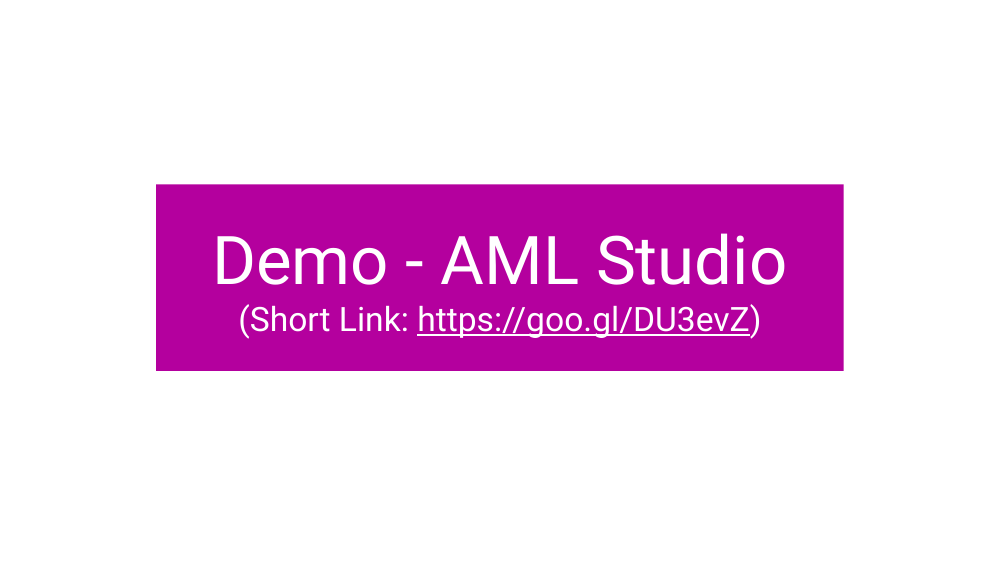
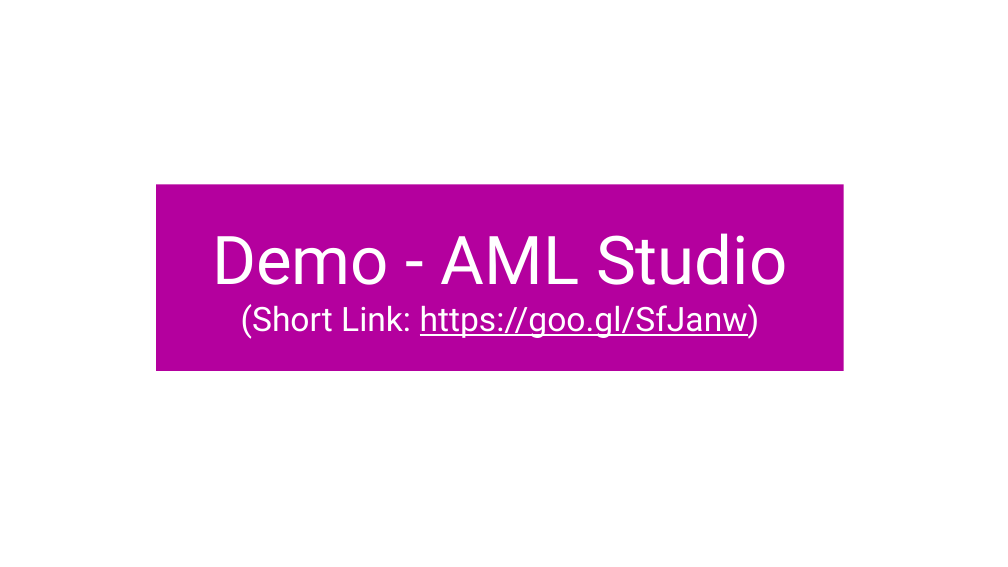
Before and after one commit to yinkaihsu/MSP-Lecture-R-Introduction, a slide deck: slide 20 of MSP_RIntoduction_IanHsu_20171025.pptx. Drawn at 1008x567 pixels with LibreOffice and Linux fonts; fonts in the diff are those of the drawing; background and template pictures are left out. Boxes give left, top, right and bottom in pixels: in the first picture for what was removed or moved away, otherwise in the second. Text is boxed around its words. In the diff, an @@ line names an element or a change of style, - is before the commit and + after.

Commit message:
Slides of Lecture
This is the slides of lecture in NTU on 171025.

```diff
--- a/MSP_RIntoduction_IanHsu_20171025.pptx
+++ b/MSP_RIntoduction_IanHsu_20171025.pptx
@@ text in rectangle at bbox=[241, 304, 760, 339]: text changed @@
-(Short Link: https://goo.gl/DU3evZ)
+(Short Link: https://goo.gl/SfJanw)
```
Also in this commit, not shown: 1 other slide changed.
